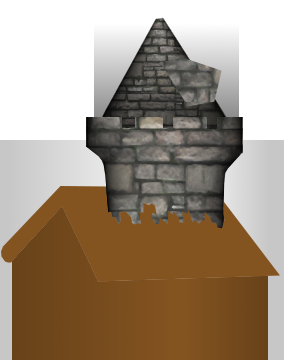
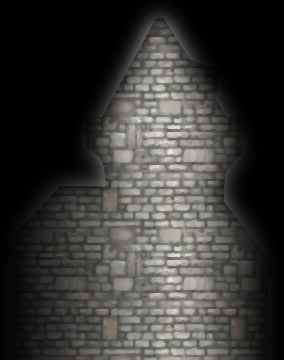
Revision of a layered w=284, h=360 image; what changed, layer by layer:
added layer "inner_shadow-Kopie#1" (multiply) above "Hintergrund-Kopie#3" over [0, 0, 284, 360]
added layer "Hintergrund-Kopie#3" above "Hintergrund-Kopie#2" over [1, 17, 280, 360]
added layer "Hintergrund-Kopie#2" above "shape" over [1, 17, 280, 360]
added layer "shape" above "inner_shadow-Kopie" over [1, 17, 280, 360]
hid "roof_template-Kopie", moved it above "body_template-Kopie" over [1, 186, 280, 282]
hid "body_template-Kopie", moved it above "blackout#1" over [12, 206, 268, 360]
hid "shape_roof#1", blend multiply → normal, moved it above "tower_light#5" over [92, 17, 237, 134]
hid "tower_light#5", blend multiply → normal over [86, 117, 243, 229]
hid "stones_large-Kopie#2" over [86, 57, 243, 229]
hid "roof_color#1" over [94, 24, 239, 141]
hid "roof#3" over [103, 17, 231, 134]
hid "body_shadow-Kopie#1" over [0, 140, 284, 360]
